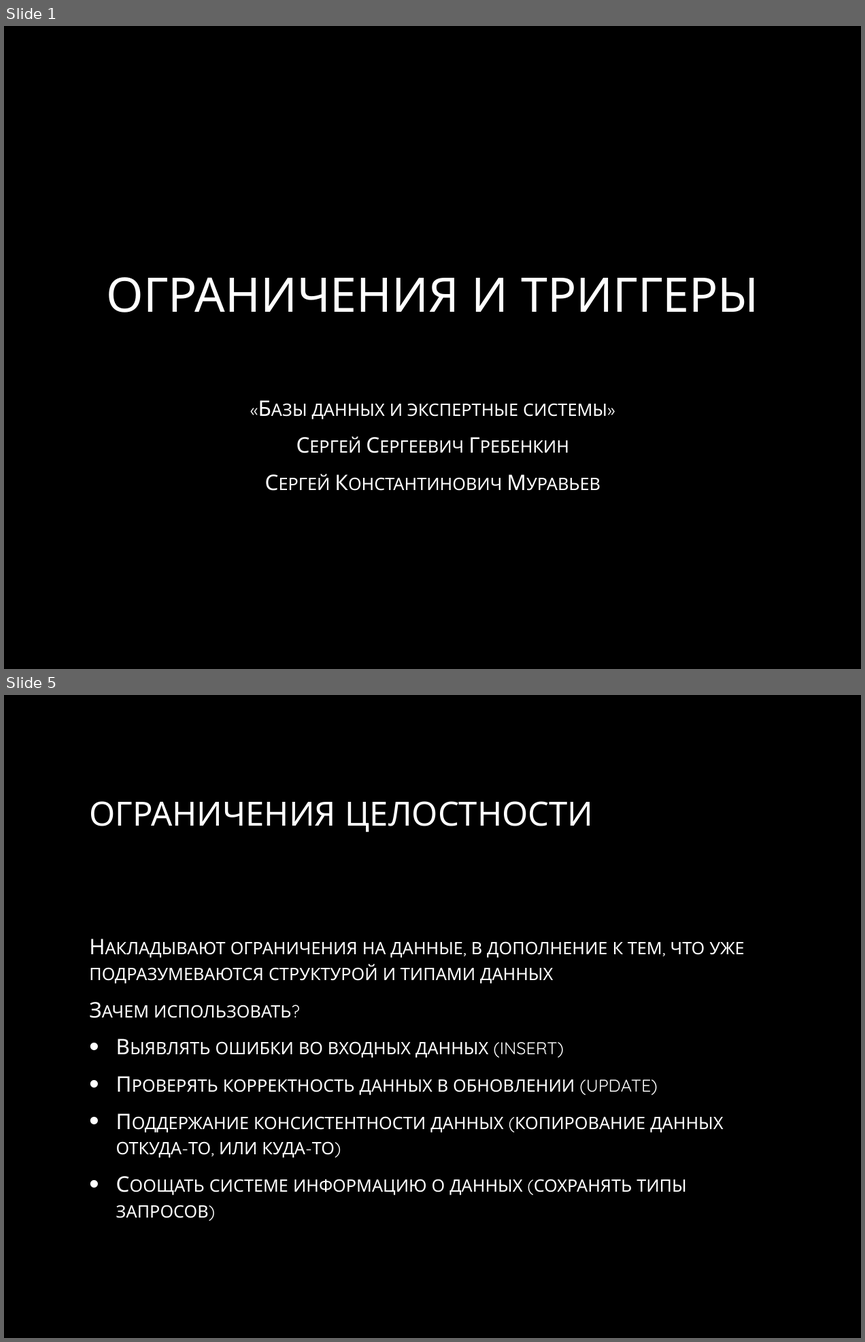
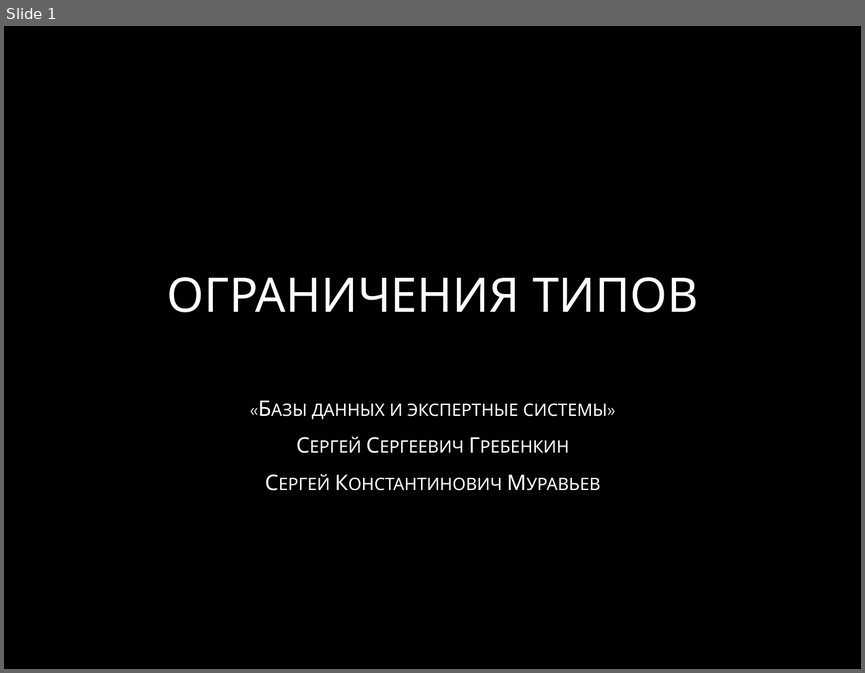
Before and after one commit to smurav/db13-14, a slide deck: sql/lectures/13_constraints_and_triggers.pptx. Shown one above the other, each under a label of ours: slides 1 and 5 before the commit, slide 1 after it; the slides between them are not shown. The pictures are 865x1342 and 865x673 pixels, drawn with LibreOffice and Linux fonts; fonts in the diff are those of the drawing; background and template pictures are left out. Boxes give left, top, right and bottom in pixels: in the first picture for what was removed or moved away, otherwise in the second. Text is boxed around its words. In the diff, an @@ line names an element or a change of style, - is before the commit and + after.

```diff
--- a/sql/lectures/13_constraints_and_triggers.pptx
+++ b/sql/lectures/13_constraints_and_triggers.pptx
@@ slide 5 removed at box(4, 695, 861, 1338), background picture (left out) @@
@@ title removed at box(89, 801, 593, 832) @@
-ОГРАНИЧЕНИЯ ЦЕЛОСТНОСТИ
@@ text removed at box(89, 941, 744, 1218) @@
-Накладывают ограничения на данные, в дополнение к тем, что уже подразумеваются структурой и типами данных
-Зачем использовать?
-• Выявлять ошибки во входных данных (insert)
-• Проверять корректность данных в обновлении (update)
-• Поддержание консистентности данных (копирование данных откуда-то, или куда-то)
-• Соощать системе информацию о данных (сохранять типы запросов)
@@ slide 1 changed as well @@
@@ title at box(167, 277, 698, 312): text changed @@
-ОГРАНИЧЕНИЯ И ТРИГГЕРЫ
+ОГРАНИЧЕНИЯ ТИПОВ
```
Also in this commit, not shown: 1 other slide changed, 10 slides added, 8 other slides removed.
